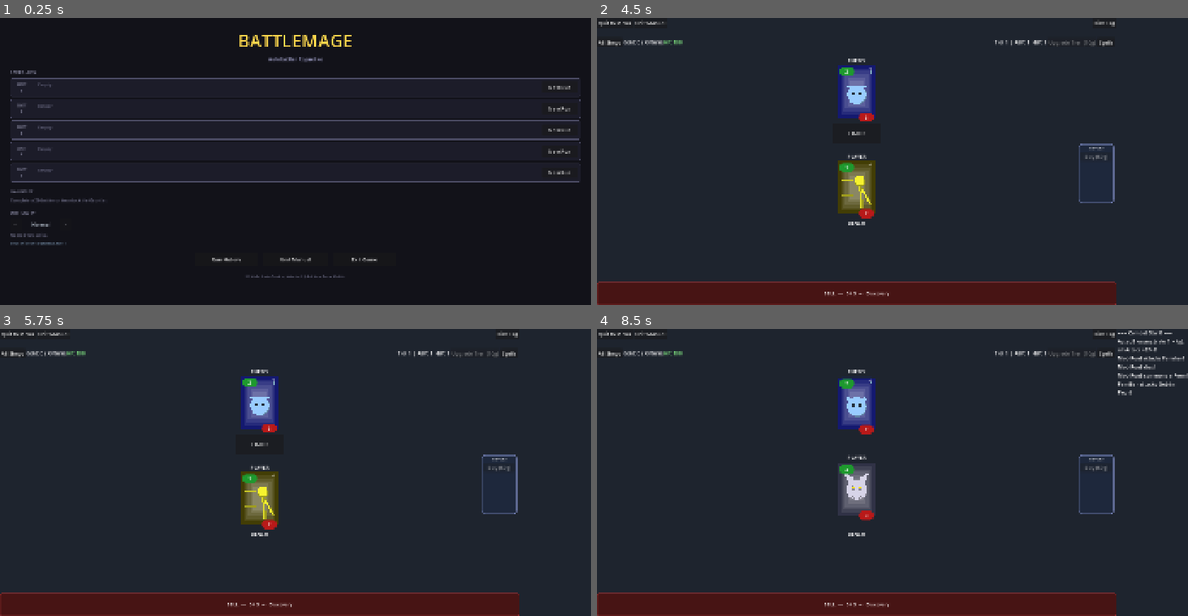
Above: before the commit, frames 1-4 (two rows, left to right).
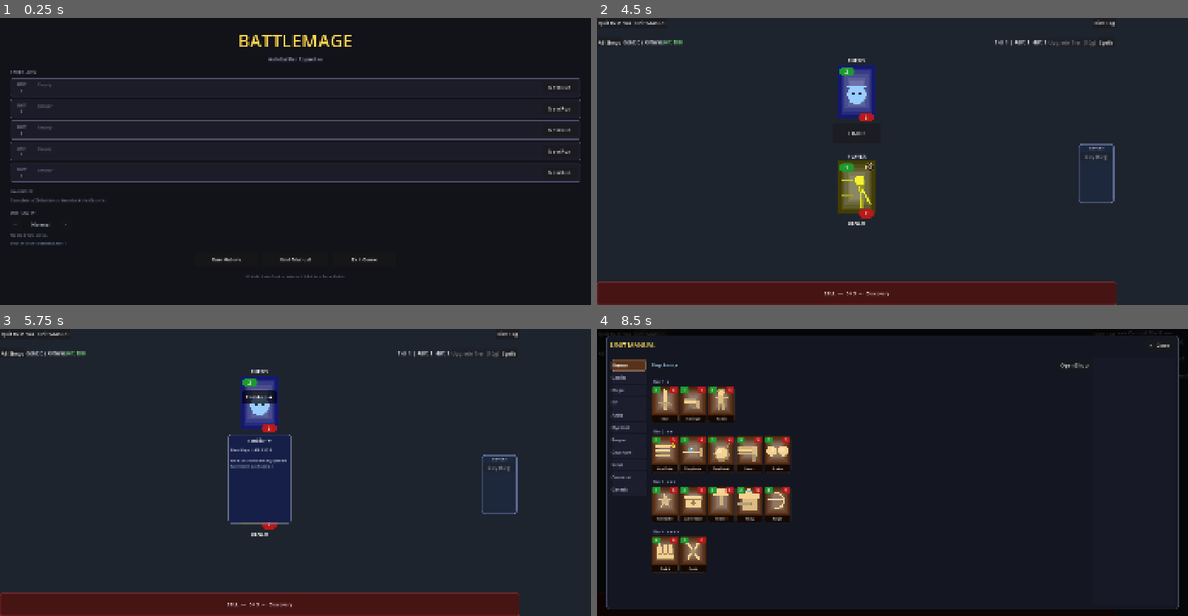
Above: after the commit, the same moments.

Repository: Jonahbyu/Battlemage
Game: Godot game, scene res://scenes/main_menu.tscn
The game is run twice, just before and just after one commit, with the same random seed, the same clock (stepped at 60 frames per second) and the same inputs.
Inputs (mouse positions are in pixels of both pictures, inside the frame that each line leads up to):
- Up to frame 1 (0.25 s): no input
- Up to frame 2 (4.5 s): click "New Run" at 0.5 s; click "Unit Manual" at 1.25 s; click "Hide Log" at 2 s; click "All Shops" at 2.75 s; click "Spells" at 3.5 s; click "+" at 4.25 s
- Up to frame 3 (5.75 s): click (271, 383) at 5 s, where only the run before the commit has a clickable "🛒"
- Up to frame 4 (8.5 s): click "FIGHT!" at 5.75 s; click (868, 386) at 6.5 s, where only the run before the commit has a clickable "🛒"; click (857, 486) at 7.25 s, where only the run after the commit has a clickable "⚙"; click "🛒" (after the commit: "Unit Manual") at 8 s

The runs differ from the first frame. In frame 2, less than 0.1% of the frame differs, in the area x 44-47%, y 17-97%; in frame 3, 3.7%; in frame 4, 26%, in the area x 0-100%, y 0-100%.

Commit message:
Mobile: readable shops, map and picker; fix empty-box card icons
- Card corner icons were emoji/symbols the web build can't draw (no system
  fonts), so they showed as empty boxes. Bundle a small DejaVu symbol subset
  as a fallback font, and replace the cart/mushroom emoji with a styled gear
  badge (player units only) and a drawable spore symbol.
- Platform.adapt_overlay(): on phones, shops, the All Shops menu and the map
  get larger text and touch targets (including rows added on refresh), and in
  portrait the two-column shop layouts stack vertically.
- Map scrolls to the current turn using real row positions.
- Discovery picker is zoomed 2x on portrait phones.
- Satyr shop reachable from the card gear badge.

Co-Authored-By: Claude Opus 5.5 <noreply@anthropic.com>
Claude-Session: https://claude.ai/code/session_018Z11VFugXw4xZfCEp3Yp9g

Diff:
--- a/scenes/unit_card.tscn
+++ b/scenes/unit_card.tscn
@@ -256,10 +256,10 @@
 [node name="WeaponIndicator" type="Label" parent="."]
 anchor_left = 1.0
 anchor_right = 1.0
-offset_left = -24
+offset_left = -34
 offset_right = -2
-offset_top = 2
-offset_bottom = 34
+offset_top = 31
+offset_bottom = 47
 mouse_filter = 2
 text = "⚙"
 theme_override_font_sizes/font_size = 11
--- a/scripts/aztec_shop.gd
+++ b/scripts/aztec_shop.gd
@@ -23,6 +23,7 @@
 	z_index = 80
 	visible = false
 	_build_ui()
+	Platform.adapt_overlay(self)
 
 
 func open(data: AztecShopData, gold: int, tier: int, hp: int, tribute_used: bool, sacrifice_used: bool) -> void:
@@ -108,6 +109,7 @@
 	outer.add_child(HSeparator.new())
 
 	var body := HBoxContainer.new()
+	body.set_meta("mobile_stack", true)
 	body.add_theme_constant_override("separation", 20)
 	body.size_flags_vertical = Control.SIZE_EXPAND_FILL
 	outer.add_child(body)
--- a/scripts/combat_arena.gd
+++ b/scripts/combat_arena.gd
@@ -1529,6 +1529,7 @@
 		vbox.add_child(btn)
 
 	_all_shops_panel.custom_minimum_size = Vector2(246, 0)
+	Platform.adapt_overlay(_all_shops_panel)
 
 
 func _close_all_shops_panel() -> void:
@@ -4017,6 +4018,8 @@
 			_open_reaper_shop()
 		RaceType.Race.MYCONID:
 			_open_myconid_shop()
+		RaceType.Race.SATYR:
+			_open_satyr_shop()
 		_:
 			return false
 	return true
--- a/scripts/construct_shop.gd
+++ b/scripts/construct_shop.gd
@@ -19,6 +19,7 @@
 	z_index = 80
 	visible = false
 	_build_ui()
+	Platform.adapt_overlay(self)
 
 
 func open(data: ConstructShopData, gold: int) -> void:
@@ -97,6 +98,7 @@
 	outer.add_child(HSeparator.new())
 
 	var body := HBoxContainer.new()
+	body.set_meta("mobile_stack", true)
 	body.add_theme_constant_override("separation", 20)
 	body.size_flags_vertical = Control.SIZE_EXPAND_FILL
 	outer.add_child(body)
--- a/scripts/covenant_shop.gd
+++ b/scripts/covenant_shop.gd
@@ -18,6 +18,7 @@
 	z_index = 80
 	visible = false
 	_build_ui()
+	Platform.adapt_overlay(self)
 
 
 func open(data: CovenantShopData, gold: int) -> void:
@@ -96,6 +97,7 @@
 	outer.add_child(HSeparator.new())
 
 	var body := HBoxContainer.new()
+	body.set_meta("mobile_stack", true)
 	body.add_theme_constant_override("separation", 20)
 	body.size_flags_vertical = Control.SIZE_EXPAND_FILL
 	outer.add_child(body)
--- a/scripts/discovery_screen.gd
+++ b/scripts/discovery_screen.gd
@@ -211,8 +211,24 @@
 
 
 func _ready() -> void:
-	# Fill the parent even when instanced into a scene that doesn't set layout.
-	set_anchors_and_offsets_preset(Control.PRESET_FULL_RECT)
+	_fit_to_screen()
+	get_viewport().size_changed.connect(_fit_to_screen)
+
+
+# Fill the parent even when instanced into a scene that doesn't set layout.
+# On a portrait phone the cards would be drawn at ~40% size, so the whole
+# picker is zoomed 2x and laid out in half the space instead.
+func _fit_to_screen() -> void:
+	var zoom := 2.0 if Platform.is_mobile() and Platform.is_portrait() else 1.0
+	if zoom == 1.0:
+		scale = Vector2.ONE
+		set_anchors_and_offsets_preset(Control.PRESET_FULL_RECT)
+		return
+	var parent_size: Vector2 = get_parent_area_size()
+	set_anchors_preset(Control.PRESET_TOP_LEFT)
+	position = Vector2.ZERO
+	size = parent_size / zoom
+	scale = Vector2(zoom, zoom)
 
 
 func activate(tier: int = 1, bonus_rerolls: int = 0) -> void:
--- a/scripts/elf_shop.gd
+++ b/scripts/elf_shop.gd
@@ -18,6 +18,7 @@
 	z_index = 80
 	visible = false
 	_build_ui()
+	Platform.adapt_overlay(self)
 
 
 func open(data: ElfShopData, gold: int) -> void:
@@ -96,6 +97,7 @@
 	outer.add_child(HSeparator.new())
 
 	var body := HBoxContainer.new()
+	body.set_meta("mobile_stack", true)
 	body.add_theme_constant_override("separation", 20)
 	body.size_flags_vertical = Control.SIZE_EXPAND_FILL
 	outer.add_child(body)
--- a/scripts/goblin_shop.gd
+++ b/scripts/goblin_shop.gd
@@ -31,6 +31,7 @@
 	z_index = 80
 	visible = false
 	_build_ui()
+	Platform.adapt_overlay(self)
 
 
 func open(data: GoblinShopData, gold: int) -> void:
@@ -111,6 +112,7 @@
 
 	# Two-column body
 	var body := HBoxContainer.new()
+	body.set_meta("mobile_stack", true)
 	body.add_theme_constant_override("separation", 20)
 	body.size_flags_vertical = Control.SIZE_EXPAND_FILL
 	outer.add_child(body)
--- a/scripts/human_shop.gd
+++ b/scripts/human_shop.gd
@@ -25,6 +25,7 @@
 	z_index = 80
 	visible = false
 	_build_ui()
+	Platform.adapt_overlay(self)
 
 
 func open(cards: Array, initial_card: UnitCard, gold: int) -> void:
@@ -110,6 +111,7 @@
 
 	# Two-column body
 	var body := HBoxContainer.new()
+	body.set_meta("mobile_stack", true)
 	body.add_theme_constant_override("separation", 20)
 	body.size_flags_vertical = Control.SIZE_EXPAND_FILL
 	outer.add_child(body)
--- a/scripts/mage_shop.gd
+++ b/scripts/mage_shop.gd
@@ -28,6 +28,7 @@
 	z_index = 80
 	visible = false
 	_build_ui()
+	Platform.adapt_overlay(self)
 
 
 func open(cards: Array, initial_card: UnitCard, gold: int) -> void:
@@ -113,6 +114,7 @@
 
 	# Two-column body
 	var body := HBoxContainer.new()
+	body.set_meta("mobile_stack", true)
 	body.add_theme_constant_override("separation", 20)
 	body.size_flags_vertical = Control.SIZE_EXPAND_FILL
 	outer.add_child(body)
--- a/scripts/map_screen.gd
+++ b/scripts/map_screen.gd
@@ -220,6 +220,7 @@
 # Map panel refs
 var _scroll: ScrollContainer
 var _map_grid: VBoxContainer
+var _current_row_panel: Control = null
 var _info_label: Label
 var _confirm_btn: Button
 var _subtitle_label: Label
@@ -239,6 +240,7 @@
 	_build_relic_panel()
 	_build_rest_panel()
 	_build_event_panel()
+	Platform.adapt_overlay(self)
 	visible = false
 
 
@@ -315,7 +317,8 @@
 func _build_background() -> void:
 	var bg := ColorRect.new()
 	bg.set_anchors_and_offsets_preset(Control.PRESET_FULL_RECT)
-	bg.color = Color(0.05, 0.05, 0.08, 0.96)
+	# Opaque on phones: the battle's top bar otherwise shows through the title.
+	bg.color = Color(0.05, 0.05, 0.08, 1.0 if Platform.is_mobile() else 0.96)
 	add_child(bg)
 
 
@@ -443,6 +446,7 @@
 	for child in _map_grid.get_children():
 		child.queue_free()
 	_current_row_buttons.clear()
+	_current_row_panel = null
 
 	var nodes: Array = _map_data.get("nodes", [])
 	var max_row := 0
@@ -464,6 +468,8 @@
 		var row_panel := PanelContainer.new()
 		row_panel.add_theme_stylebox_override("panel", _make_row_style(is_current, is_past, is_boss))
 		_map_grid.add_child(row_panel)
+		if is_current:
+			_current_row_panel = row_panel
 
 		var row_vbox := VBoxContainer.new()
 		row_vbox.add_theme_constant_override("separation", 5)
@@ -613,20 +619,15 @@
 
 
 func _scroll_to_current() -> void:
-	if not is_instance_valid(_scroll) or not is_instance_valid(_map_grid):
+	# Wait for the grid to lay out (text on phones is resized a frame late)
+	# so the real row position is known, then center the current row.
+	await get_tree().process_frame
+	await get_tree().process_frame
+	if not is_instance_valid(_scroll) or not is_instance_valid(_current_row_panel):
 		return
-	# Find the approximate Y of the current row in the grid
-	# The grid displays rows top-to-bottom (boss first, row 0 last)
-	# current row is at index: (max_row - current_row) in display order
-	var nodes: Array = _map_data.get("nodes", [])
-	var max_row := 0
-	for n: Dictionary in nodes:
-		if n.row > max_row:
-			max_row = n.row
-	var display_index := max_row - _current_row  # 0 = top (boss)
-	# Each row panel ≈ 100px (header + buttons + padding + separation)
-	var approx_y := display_index * 100
-	_scroll.scroll_vertical = maxi(0, approx_y - 60)
+	var target := _current_row_panel.position.y \
+		- (_scroll.size.y - _current_row_panel.size.y) / 2.0
+	_scroll.scroll_vertical = maxi(0, int(target))
 
 
 # ── Relic panel ───────────────────────────────────────────────────────────────
@@ -668,6 +669,7 @@
 		children = _relic_panel.get_children()
 
 	var hbox := HBoxContainer.new()
+	hbox.set_meta("mobile_stack", true)
 	hbox.alignment = BoxContainer.ALIGNMENT_CENTER
 	hbox.add_theme_constant_override("separation", 22)
 	_relic_panel.add_child(hbox)
--- a/scripts/myconid_shop.gd
+++ b/scripts/myconid_shop.gd
@@ -21,6 +21,7 @@
 	z_index = 80
 	visible = false
 	_build_ui()
+	Platform.adapt_overlay(self)
 
 
 func open(data: MyconidShopData, gold: int, units: Array) -> void:
@@ -101,6 +102,7 @@
 	outer.add_child(HSeparator.new())
 
 	var body := HBoxContainer.new()
+	body.set_meta("mobile_stack", true)
 	body.add_theme_constant_override("separation", 20)
 	body.size_flags_vertical = Control.SIZE_EXPAND_FILL
 	outer.add_child(body)
--- a/scripts/platform.gd
+++ b/scripts/platform.gd
@@ -20,10 +20,22 @@
 			var data = JSON.parse_string(f.get_as_text())
 			if data is Dictionary:
 				override_mode = int(data.get("override", 0))
+	_install_symbol_font()
 	var window := get_tree().root
 	_desktop_base = window.content_scale_size
 	window.size_changed.connect(_apply_content_scale)
 	_apply_content_scale()
+
+# The web build has no system fonts to fall back on, so symbols like ⚙ ★ ▶
+# render as empty boxes. Chain a bundled symbol font behind the default font.
+func _install_symbol_font() -> void:
+	var symbols := load("res://fonts/symbols_fallback.ttf") as Font
+	var base := ThemeDB.fallback_font
+	if symbols == null or base == null:
+		return
+	var fallbacks := base.fallbacks
+	fallbacks.append(symbols)
+	base.fallbacks = fallbacks
 
 func _apply_content_scale() -> void:
 	var window := get_tree().root
@@ -63,3 +75,150 @@
 
 func go(tree: SceneTree, desktop_path: String) -> void:
 	tree.change_scene_to_file(scene(desktop_path))
+
+# ── Touch-sized overlays ──────────────────────────────────────────────────────
+# Shops and other pop-up screens are built in code at desktop sizes (11–22px
+# text), which is unreadable once a phone scales the UI down. adapt_overlay()
+# marks an overlay so that every control it has — and every control it adds
+# later, since shops rebuild their rows on each refresh — gets bigger text and
+# touch targets. In portrait, a BoxContainer tagged with the meta
+# "mobile_stack" also flips from side-by-side columns to a vertical stack.
+
+const _OVERLAY_GROUP := "mobile_overlay"
+const _ADAPTED_META := "_mobile_adapted"
+
+func adapt_overlay(root: Control) -> void:
+	if not is_mobile():
+		return
+	root.add_to_group(_OVERLAY_GROUP)
+	if not get_tree().node_added.is_connected(_on_node_added):
+		get_tree().node_added.connect(_on_node_added)
+	_adapt_subtree.call_deferred(root)
+
+# Text multiplier. The portrait UI is drawn at ~0.43x on a typical phone, so
+# 2.5x turns the shops' 12px text into ~13px on screen.
+func overlay_scale() -> float:
+	return 2.5 if is_portrait() else 1.6
+
+func _on_node_added(node: Node) -> void:
+	if not (node is Control):
+		return
+	var p := node.get_parent()
+	while p != null:
+		if p.is_in_group(_OVERLAY_GROUP):
+			_adapt_control.call_deferred(node)
+			return
+		p = p.get_parent()
+
+func _adapt_subtree(node: Variant) -> void:
+	if not is_instance_valid(node):
+		return
+	if node is Control:
+		_adapt_control(node)
+	for child in (node as Node).get_children():
+		_adapt_subtree(child)
+
+func _adapt_control(c: Variant) -> void:
+	if not is_instance_valid(c) or not (c is Control):
+		return
+	var ctrl := c as Control
+	if ctrl.has_meta(_ADAPTED_META):
+		return
+	ctrl.set_meta(_ADAPTED_META, true)
+	var f := overlay_scale()
+	var portrait := is_portrait()
+	var max_w := get_tree().root.content_scale_size.x * 0.9
+
+	if ctrl is RichTextLabel:
+		var rs := ctrl.get_theme_font_size("normal_font_size")
+		ctrl.add_theme_font_size_override("normal_font_size", int(round(rs * f)))
+		ctrl.add_theme_font_size_override("bold_font_size", int(round(rs * f)))
+	elif ctrl is Label or ctrl is Button or ctrl is LineEdit:
+		var fs := ctrl.get_theme_font_size("font_size")
+		ctrl.add_theme_font_size_override("font_size", int(round(fs * f)))
+
+	# Wrap long text instead of letting it run off the side of a narrow screen.
+	# Only where the label is given the row's width — a wrapping label with no
+	# width of its own collapses to one letter per line.
+	if ctrl is Label and portrait:
+		var lbl := ctrl as Label
+		var parent := lbl.get_parent()
+		var gets_width := parent is VBoxContainer \
+			or (lbl.size_flags_horizontal & Control.SIZE_EXPAND) != 0
+		if lbl.autowrap_mode == TextServer.AUTOWRAP_OFF and gets_width:
+			lbl.autowrap_mode = TextServer.AUTOWRAP_WORD_SMART
+			lbl.clip_text = false
+
+	# Heights grow with the text; widths grow less so rows still fit across.
+	if ctrl.custom_minimum_size != Vector2.ZERO:
+		var ms := ctrl.custom_minimum_size * Vector2(minf(f, 1.5), f)
+		ms.x = minf(ms.x, max_w)
+		ctrl.custom_minimum_size = ms
+
+	if ctrl is BoxContainer:
+		var box := ctrl as BoxContainer
+		box.add_theme_constant_override("separation",
+			int(round(box.get_theme_constant("separation") * minf(f, 1.5))))
+		if portrait and box.has_meta("mobile_stack") and not box.vertical:
+			_stack_vertically.call_deferred(box)
+
+	# The shops inset their main panel 40px from the screen edge; on a phone
+	# that is space the content needs.
+	if ctrl.is_in_group(_OVERLAY_GROUP):
+		for child in ctrl.get_children():
+			if child is Panel and (child as Panel).anchor_right == 1.0 \
+					and (child as Panel).anchor_bottom == 1.0:
+				var panel := child as Panel
+				panel.offset_left = 8
+				panel.offset_right = -8
+				panel.offset_top = 16 if portrait else 8
+				panel.offset_bottom = -16 if portrait else -8
+
+# An HBoxContainer can't be switched to vertical, so swap in a VBoxContainer at
+# the same spot and move the columns into it.
+func _stack_vertically(box: Variant) -> void:
+	if not is_instance_valid(box) or box.get_parent() == null:
+		return
+	var h := box as BoxContainer
+	var v := VBoxContainer.new()
+	v.set_meta(_ADAPTED_META, true)
+	v.size_flags_horizontal = h.size_flags_horizontal
+	v.size_flags_vertical = h.size_flags_vertical
+	v.add_theme_constant_override("separation", h.get_theme_constant("separation"))
+	var parent := h.get_parent()
+	parent.add_child(v)
+	parent.move_child(v, h.get_index())
+	for child in h.get_children():
+		h.remove_child(child)
+		v.add_child(child)
+		if child is Control:
+			var col := child as Control
+			col.custom_minimum_size.x = 0
+			col.size_flags_horizontal = Control.SIZE_EXPAND_FILL
+	parent.remove_child(h)
+	h.queue_free()
+	# Side by side, both columns share the full height. Stacked, an info column
+	# that doesn't scroll should be as tall as its text, and the last column
+	# (usually the scrolling list) takes whatever is left.
+	var cols := v.get_children().filter(func(n): return n is Control)
+	for i in range(cols.size() - 1):
+		var col: Control = cols[i]
+		if col is Container or col.get_child_count() == 0 or not (col.get_child(0) is Control):
+			continue
+		var content: Control = col.get_child(0)
+		if _contains_scroll(content):
+			continue
+		col.size_flags_vertical = Control.SIZE_FILL
+		var fit := func():
+			if is_instance_valid(col) and is_instance_valid(content):
+				col.custom_minimum_size.y = content.get_combined_minimum_size().y
+		content.minimum_size_changed.connect(fit)
+		fit.call()
+
+func _contains_scroll(n: Node) -> bool:
+	if n is ScrollContainer:
+		return true
+	for child in n.get_children():
+		if _contains_scroll(child):
+			return true
+	return false
--- a/scripts/reaper_shop.gd
+++ b/scripts/reaper_shop.gd
@@ -19,6 +19,7 @@
 	z_index = 80
 	visible = false
 	_build_ui()
+	Platform.adapt_overlay(self)
 
 
 func open(data: ReaperShopData, gold: int) -> void:
@@ -97,6 +98,7 @@
 	outer.add_child(HSeparator.new())
 
 	var body := HBoxContainer.new()
+	body.set_meta("mobile_stack", true)
 	body.add_theme_constant_override("separation", 20)
 	body.size_flags_vertical = Control.SIZE_EXPAND_FILL
 	outer.add_child(body)
--- a/scripts/satyr_shop.gd
+++ b/scripts/satyr_shop.gd
@@ -27,6 +27,7 @@
 	z_index = 80
 	visible = false
 	_build_ui()
+	Platform.adapt_overlay(self)
 
 
 func open(data: SatyrShopData, gold: int) -> void:
@@ -105,6 +106,7 @@
 	outer.add_child(HSeparator.new())
 
 	var body := HBoxContainer.new()
+	body.set_meta("mobile_stack", true)
 	body.add_theme_constant_override("separation", 20)
 	body.size_flags_vertical = Control.SIZE_EXPAND_FILL
 	outer.add_child(body)
--- a/scripts/spell_shop.gd
+++ b/scripts/spell_shop.gd
@@ -26,6 +26,7 @@
 	z_index = 60
 	mouse_filter = Control.MOUSE_FILTER_STOP
 	_build_ui()
+	Platform.adapt_overlay(self)
 	visible = false
 
 
--- a/scripts/unit_card.gd
+++ b/scripts/unit_card.gd
@@ -76,16 +76,33 @@
 	_shop_button.anchor_top = 0.0
 	_shop_button.anchor_right = 1.0
 	_shop_button.anchor_bottom = 0.0
-	_shop_button.offset_left = -28
-	_shop_button.offset_right = -2
-	_shop_button.offset_top = 2
-	_shop_button.offset_bottom = 39
-	_shop_button.text = "🛒"
-	_shop_button.flat = true
+	_shop_button.offset_left = -29
+	_shop_button.offset_right = -3
+	_shop_button.offset_top = 3
+	_shop_button.offset_bottom = 29
+	_shop_button.text = "⚙"
+	_shop_button.add_theme_font_size_override("font_size", 20)
+	_shop_button.add_theme_color_override("font_color", Color(1, 0.9, 0.6))
+	_shop_button.add_theme_color_override("font_hover_color", Color(1, 1, 1))
+	var badge := StyleBoxFlat.new()
+	badge.bg_color = Color(0.08, 0.08, 0.12, 0.8)
+	badge.border_color = Color(1, 0.85, 0.5, 0.7)
+	badge.set_border_width_all(1)
+	badge.set_corner_radius_all(13)
+	badge.content_margin_left = 0
+	badge.content_margin_right = 0
+	badge.content_margin_top = 0
+	badge.content_margin_bottom = 0
+	var badge_hover := badge.duplicate() as StyleBoxFlat
+	badge_hover.bg_color = Color(0.25, 0.2, 0.1, 0.9)
+	_shop_button.add_theme_stylebox_override("normal", badge)
+	_shop_button.add_theme_stylebox_override("hover", badge_hover)
+	_shop_button.add_theme_stylebox_override("pressed", badge_hover)
 	_shop_button.focus_mode = Control.FOCUS_NONE
 	_shop_button.visible = false
 	_shop_button.pressed.connect(func(): shop_pressed.emit(self))
 	add_child(_shop_button)
+	_update_menu_badge()
 
 	_charge_label = Label.new()
 	_charge_label.anchor_left = 0.0
@@ -127,15 +144,41 @@
 		equipped_weapon = null
 	backpack_weapon = null
 	equipped_spell = _get_default_spell()
-	if _shop_button != null:
-		_shop_button.visible = unit_data.race in [
-			RaceType.Race.HUMAN, RaceType.Race.MAGE, RaceType.Race.ELF,
-			RaceType.Race.COVENANT, RaceType.Race.AZTEC,
-			RaceType.Race.CONSTRUCT, RaceType.Race.REAPER, RaceType.Race.MYCONID,
-		]
+	_update_menu_badge()
 	if art_drawer != null:
 		art_drawer.setup(unit_data)
 	refresh_display()
+
+
+const _MENU_RACES := [
+	RaceType.Race.HUMAN, RaceType.Race.MAGE, RaceType.Race.ELF,
+	RaceType.Race.COVENANT, RaceType.Race.AZTEC,
+	RaceType.Race.CONSTRUCT, RaceType.Race.REAPER, RaceType.Race.MYCONID,
+	RaceType.Race.GOBLIN, RaceType.Race.SATYR,
+]
+
+
+func _notification(what: int) -> void:
+	if what == NOTIFICATION_ENTER_TREE:
+		_update_menu_badge()
+
+
+# The ⚙ menu badge only means something on the player's own units, so hide it
+# on enemy boards and on the discovery picker.
+func _update_menu_badge() -> void:
+	if _shop_button == null or data == null:
+		return
+	var is_players := false
+	var node := get_parent()
+	while node != null:
+		if node is Board:
+			is_players = (node as Board).is_draggable
+			break
+		if node is Bench:
+			is_players = true
+			break
+		node = node.get_parent()
+	_shop_button.visible = is_players and data.race in _MENU_RACES
 
 
 func _get_default_spell() -> SpellInstance:
@@ -195,42 +238,29 @@
 	var has_weapon := is_human and equipped_weapon != null
 	var is_mage := data.race == RaceType.Race.MAGE
 	var has_spell := is_mage and equipped_spell != null
-	var is_goblin := data.race == RaceType.Race.GOBLIN
-	var is_elf := data.race == RaceType.Race.ELF
-	var is_covenant := data.race == RaceType.Race.COVENANT
-	weapon_indicator.visible = is_human or is_mage or is_goblin or is_elf or is_covenant or data.race == RaceType.Race.AZTEC
+	# The ⚙ badge (_shop_button) marks races with a menu; the indicator just
+	# adds the equipped weapon's short name under it.
+	weapon_indicator.visible = false
 	weapon_label.visible = has_weapon or has_spell
 	if has_weapon:
 		var w := equipped_weapon
 		var gun := w.get_total_damage()
+		weapon_indicator.visible = true
 		match w.weapon_type:
 			WeaponData.WeaponType.PISTOL:
-				weapon_indicator.text = "⚙\nP"
+				weapon_indicator.text = "P"
 				weapon_label.text = "+%d dmg" % gun
 			WeaponData.WeaponType.SHOTGUN:
-				weapon_indicator.text = "⚙\nSG"
+				weapon_indicator.text = "SG"
 				weapon_label.text = "+%d(+%d spl)" % [gun, w.get_splash_damage()]
 			WeaponData.WeaponType.SNIPER:
-				weapon_indicator.text = "⚙\nSNP"
+				weapon_indicator.text = "SNP"
 				weapon_label.text = "+%d dmg" % gun
 			WeaponData.WeaponType.MACHINE_GUN:
-				weapon_indicator.text = "⚙\nMG"
+				weapon_indicator.text = "MG"
 				weapon_label.text = "+%d/shot x%d" % [gun, w.get_total_shots()]
 	elif has_spell:
-		weapon_indicator.text = "⚙"
 		weapon_label.text = equipped_spell.spell_data.display_name
-	elif is_mage:
-		weapon_indicator.text = "⚙"
-	elif is_goblin:
-		weapon_indicator.text = "⚙"
-	elif is_elf:
-		weapon_indicator.text = "⚙"
-	elif is_covenant:
-		weapon_indicator.text = "⚙"
-	elif data.race == RaceType.Race.AZTEC:
-		weapon_indicator.text = "⚙"
-	elif is_human:
-		weapon_indicator.text = "⚙"
 
 	if _charge_label != null:
 		if data.race == RaceType.Race.CONSTRUCT and construct_charge > 0:
@@ -241,7 +271,7 @@
 
 	if _spore_label != null:
 		if data.race == RaceType.Race.MYCONID and myconid_spores > 0:
-			_spore_label.text = "🍄%d" % myconid_spores
+			_spore_label.text = "✿%d" % myconid_spores
 			_spore_label.visible = true
 		else:
 			_spore_label.visible = false
Not shown, added: fonts/LICENSE-DejaVu.txt
Binary file added: fonts/symbols_fallback.ttf
Not shown, added: fonts/symbols_fallback.ttf.import
Not shown, changed: docs/index.pck
